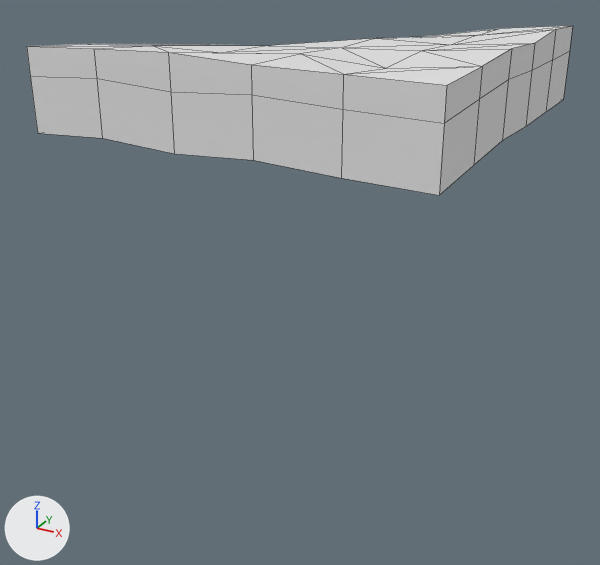
The FBX model ZombieSurvival/Assets/polyperfect/Low Poly Ultimate Pack/T/- Meshes_T/Terrains_T/Worlds_T/terrain-world-valley1.fbx as it was, and as the next commit left it.
Rendered twice from a 50 mm camera at (29.5, -57.2, 8.0) aimed at (-1.1, -1.6, -19.8). The lights are fixed; the arrows at lower left show +X, +Y and +Z. Mesh edges are drawn as thin lines. Where no turn or scale is listed for an object, it has been applied to the vertices.

Names of what the first picture shows: 'terrain-world-valley1'.
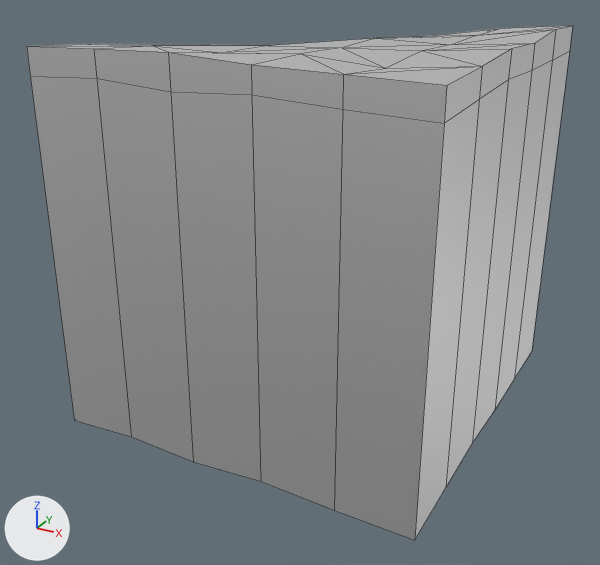
Edits to the scene script, one JSON object a line:
```json
{"op": "add", "block": "mat_lowpoly_colors_035", "code": ["mat_lowpoly_colors_035 = principled_material('LOWPOLY-COLORS.035')", "mat_lowpoly_colors_035.base_color = (0.8, 0.8, 0.8)  # white #e7e7e7", "mat_lowpoly_colors_035.metallic = 1.0", "mat_lowpoly_colors_035.roughness = 0.553"]}
{"block": "me_terrain_world_valley1", "where": "me_terrain_world_valley1.from_pydata(...)  # 76 vertices, 90 faces; spans x -15.0..15.0, y -15.0..15.0, z -12.0..0.5"}
{"block": "me_terrain_world_valley1", "where": "# used by ob_terrain_world_valley1; location = (0.0, 0.0, 0.0)"}
{"block": "me_terrain_world_valley1", "where": "# before: 56 (-15.0, -15.0, -6.0) at pixel (37, 133), 57 (-15.0, 9.0, -11.5), 58 (-15.0, 3.0, -10.3), 59 (-15.0, -3.0, -8.2), 60 (-15.0, -9.0, -6.6)"}
{"block": "me_terrain_world_valley1", "where": "# before: 61 (-9.0, -15.0, -5.6) at pixel (102, 138), 62 (-3.0, -15.0, -6.0) at pixel (174, 153), 63 (3.0, -15.0, -5.6) at pixel (253, 160), 64 (9.0, -15.0, -5.9) at pixel (341, 178), 65 (-15.0, 15.0, -12.0)"}
{"block": "me_terrain_world_valley1", "where": "# before: 66 (-9.0, 15.0, -12.0), 67 (-3.0, 15.0, -10.2), 68 (3.0, 15.0, -8.5), 69 (15.0, -15.0, -6.0) at pixel (439, 195), 70 (15.0, 9.0, -5.9) at pixel (545, 112)"}
{"block": "me_terrain_world_valley1", "where": "# before: 71 (15.0, 3.0, -5.9) at pixel (525, 126), 72 (15.0, -3.0, -5.5) at pixel (502, 140), 73 (15.0, -9.0, -5.8) at pixel (473, 165), 74 (15.0, 15.0, -6.0) at pixel (563, 99), 75 (9.0, 15.0, -7.1)"}
{"op": "remove", "block": "me_terrain_world_valley1", "code": "me_terrain_world_valley1.materials.append(mat_lowpoly_colors)  # white #e7e7e7"}
{"block": "me_terrain_world_valley1", "change": "me_terrain_world_valley1 part 1"}
{"op": "add", "block": "me_terrain_world_valley1", "code": "for i in [*range(56, 76)]: me_terrain_world_valley1.vertices[i].co += Vector((0.0, 0.0, -24.0))"}
{"op": "add", "block": "me_terrain_world_valley1", "code": "me_terrain_world_valley1.materials.append(mat_lowpoly_colors_035)  # white #e7e7e7"}
```

Location of each change, [x1, y1, x2, y2] in pixels of the pictures (600 x 565 px; the box of a moved part takes in the faces that stretch with it):
```json
{"object": "terrain-world-valley1", "change": "recoloured, reshaped", "before": [27, 26, 573, 195], "after": [27, 26, 573, 540], "on screen": "203% taller"}
{"part": 1, "of": "me_terrain_world_valley1", "change": "moved or reshaped", "before": [30, 76, 565, 195], "after": [30, 76, 565, 540]}
```
